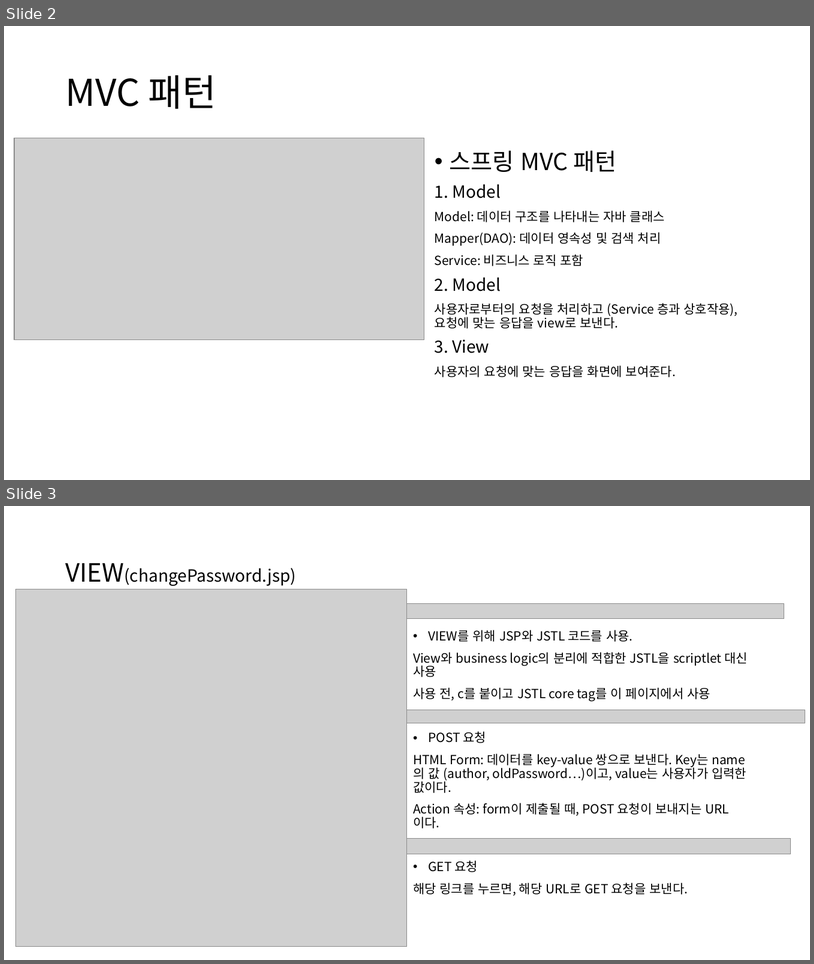
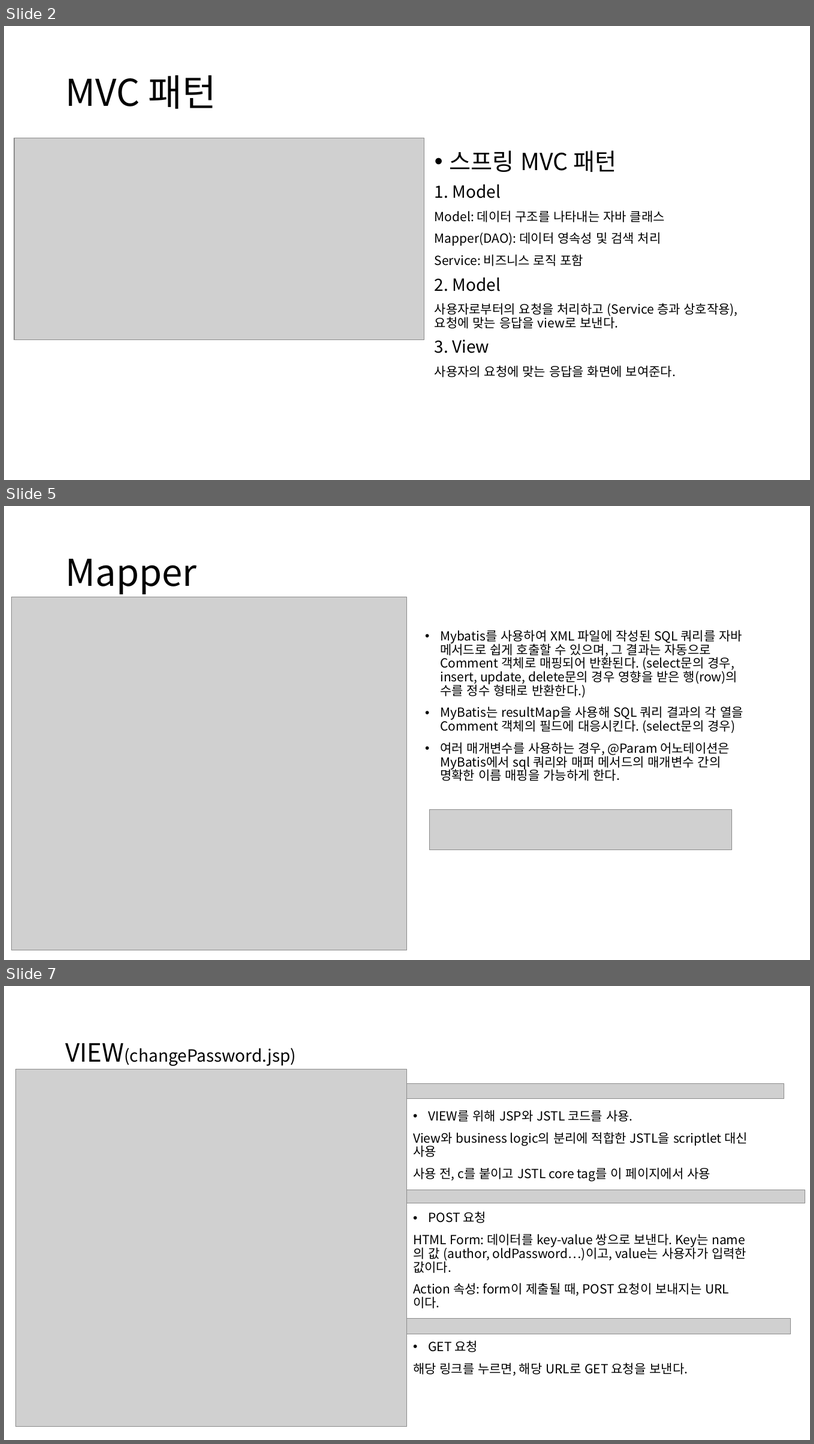
Before and after one commit to kdw1437/SpringHomework_BackEnd, a slide deck: 스프링 게시판 만들기_240821.pptx. Shown one above the other, each under a label of ours: slides 2 and 3 before the commit, slides 2, 5 and 7 after it; the slides between them are not shown. The pictures are 814x964 and 814x1444 pixels, drawn with LibreOffice and Linux fonts; fonts in the diff are those of the drawing; grey boxes stand for pictures. Boxes give left, top, right and bottom in pixels: in the first picture for what was removed or moved away, otherwise in the second. Text is boxed around its words. In the diff, an @@ line names an element or a change of style, - is before the commit and + after.

```diff
--- a/스프링 게시판 만들기_240821.pptx
+++ b/스프링 게시판 만들기_240821.pptx
@@ slide 5 added at bbox=[4, 506, 810, 960], background #FFFFFF @@
@@ title added at bbox=[65, 559, 197, 594], 44 pt, text #000000 @@
+Mapper
@@ picture added at bbox=[11, 597, 407, 950] @@
@@ text added at bbox=[440, 630, 744, 781], 15 pt, text #000000 @@
+• Mybatis를 사용하여 XML 파일에 작성된 SQL 쿼리를 자바 메서드로 쉽게 호출할 수 있으며, 그 결과는 자동으로 Comment 객체로 매핑되어 반환된다. (select문의 경우, insert, update, delete문의 경우 영향을 받은 행(row)의 수를 정수 형태로 반환한다.)
+• MyBatis는 resultMap을 사용해 SQL 쿼리 결과의 각 열을 Comment 객체의 필드에 대응시킨다. (select문의 경우)
+• 여러 매개변수를 사용하는 경우, @Param 어노테이션은 MyBatis에서 sql 쿼리와 매퍼 메서드의 매개변수 간의 명확한 이름 매핑을 가능하게 한다.
@@ picture added at bbox=[430, 810, 732, 850] @@
@@ what was slide 3 is now slide 7 @@
```
Also in this commit, not shown: 1 slide changed, 6 other slides added.
